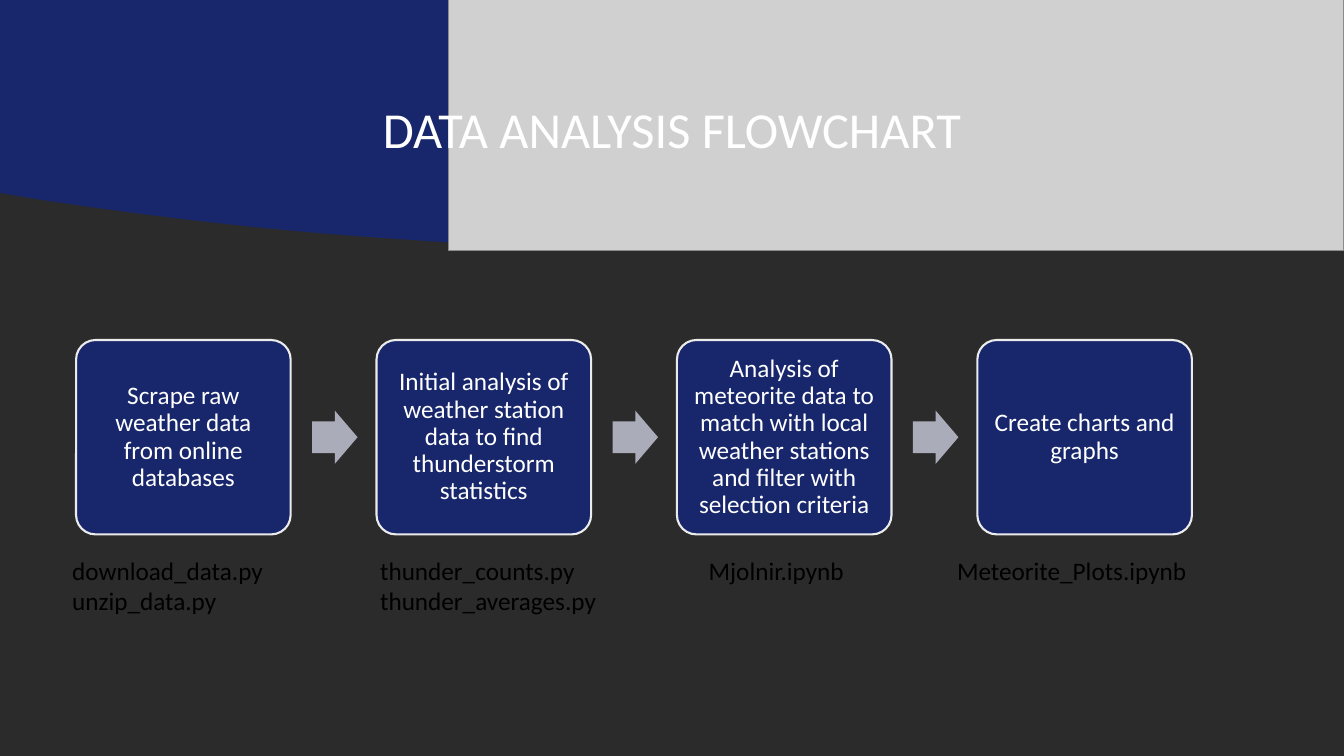
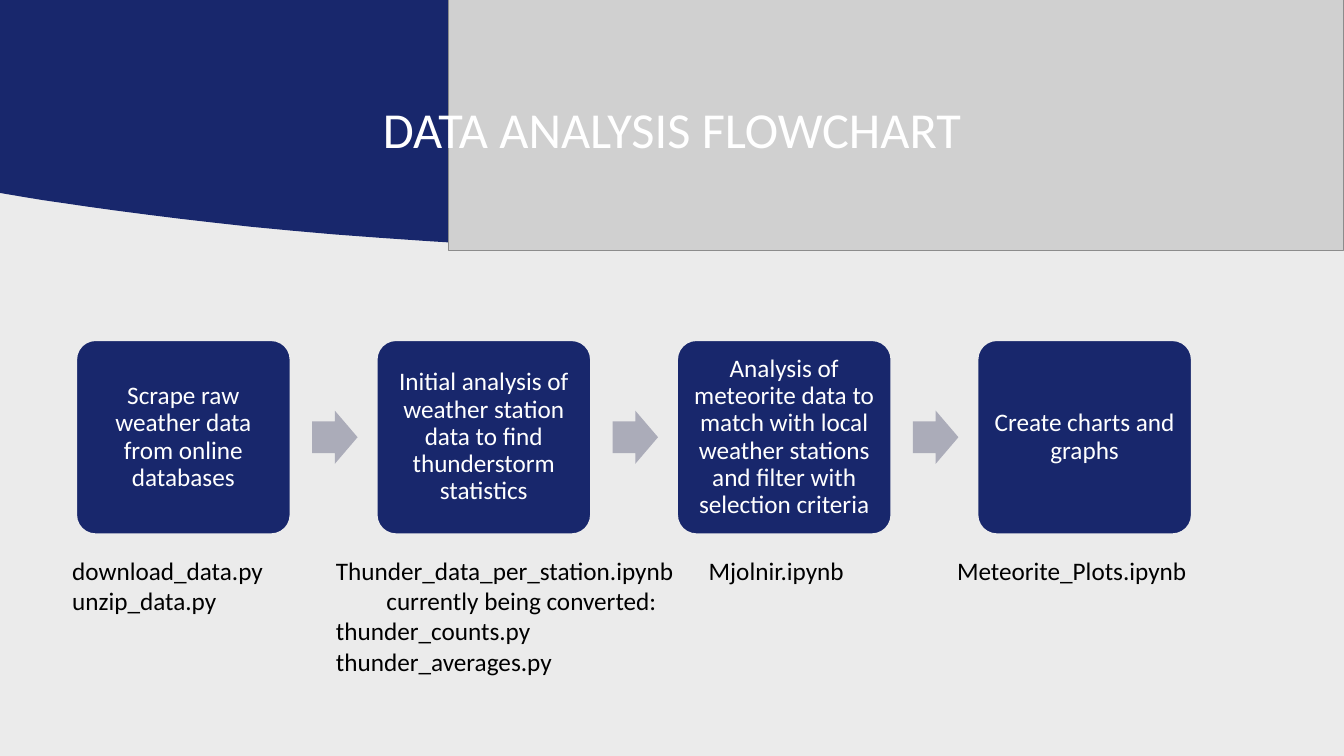
Before and after one commit to Jollyfalcon/Mjolnir, a slide deck: slide 3 of Mjolnir Group Presentation.pptx. Drawn at 1344x756 pixels with LibreOffice and Linux fonts; fonts in the diff are those of the drawing; grey boxes stand for pictures; background and template pictures are left out; a plain dark background stands for a picture behind light text. Boxes give left, top, right and bottom in pixels: in the first picture for what was removed or moved away, otherwise in the second. Text is boxed around its words. In the diff, an @@ line names an element or a change of style, - is before the commit and + after.

```diff
--- a/Mjolnir Group Presentation.pptx
+++ b/Mjolnir Group Presentation.pptx
@@ rectangle removed at (x1=0, y1=0, x2=1344, y2=756) @@
@@ text "Thunder_data_per_station.ipynb" moved from (x1=380, y1=563, x2=596, y2=614) to (x1=336, y1=562, x2=673, y2=676) @@
@@ text at (x1=336, y1=562, x2=673, y2=615): paragraphs added @@
+Thunder_data_per_station.ipynb
+currently being converted:
```
Also in this commit, not shown: 1 other file.
